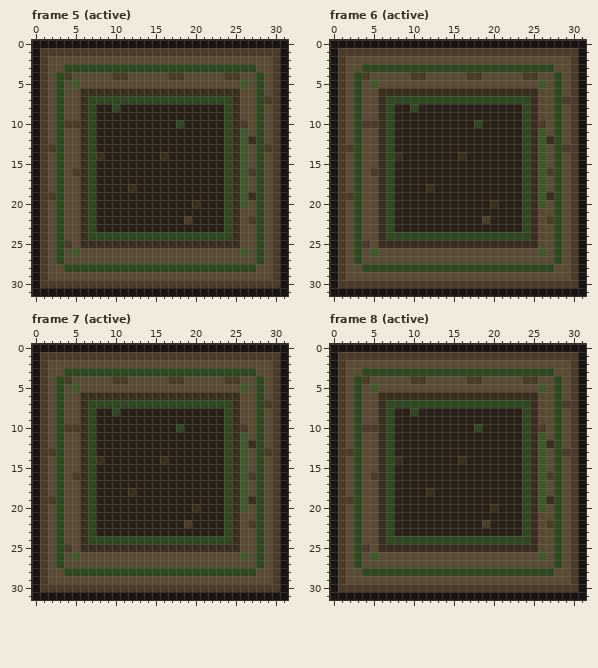
Pixel-art file: buildings/biomass_extractor/sprites/output.aseprite. Above: the version before the commit.
32x32 pixels, 10 frames. Colours within 5 levels of each other are drawn and written as one. Shown: frame 5 (active), frame 6 (active), frame 7 (active), frame 8 (active). The commit also changed other frames, which this record leaves out.
New version:
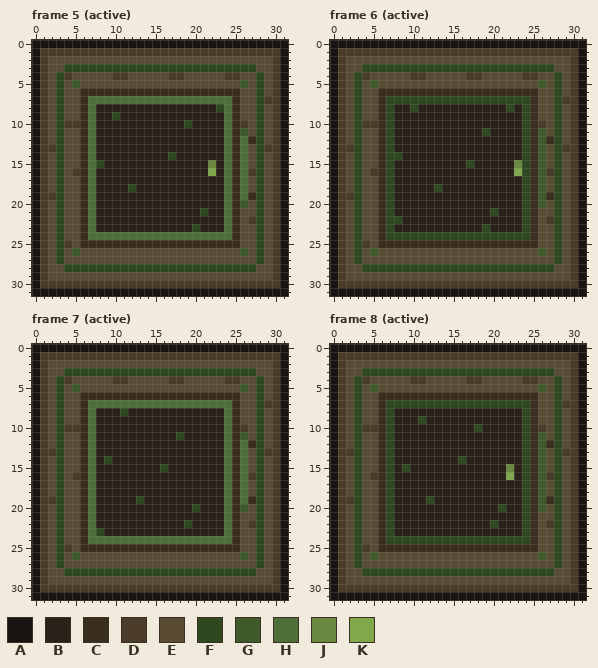
Palette (. is transparent): A #191412  B #2a2218  C #3a2e1e  D #4a3c28  E #5a4c34  F #2e4820  G #3e5a2a  H #4e7038  J #6a8840  K #82a84e
Difference:
--- frame 5 (active), layers "top", "base"
@@ x 0..31 @@
  6 ADEFEECCCCCCCCCCCCCCCCCCCCEEFEDA
- 7 ADEFEECFFFFFFFFFFFFFFFFFFCEEFDDA
- 8 ADEFEECFBBFBBBBBBBBBBBBBFCEEFEDA
- 9 ADEFEECFBBBBBBBBBBBBBBBBFCEEFEDA
-10 ADEFDDCFBBBBBBBBBBFBBBBBFCDEFEDA
-11 ADEFEECFBBBBBBBBBBBBBBBBFCGEFEDA
-12 ADEFEECFBBBBBBBBBBBBBBBBFCGCFEDA
-13 ADDFEECFBBBBBBBBBBBBBBBBFCGEFDDA
-14 ADEFEECFCBBBBBBBCBBBBBBBFCGEFEDA
-15 ADEFEECFBBBBBBBBBBBBBBBBFCGEFEDA
-16 ADEFEDCFBBBBBBBBBBBBBBBBFCGDFEDA
-17 ADEFEECFBBBBBBBBBBBBBBBBFCGEFEDA
-18 ADEFEECFBBBBCBBBBBBBBBBBFCGEFEDA
-19 ADDFEECFBBBBBBBBBBBBBBBBFCGCFEDA
-20 ADEFEECFBBBBBBBBBBBBCBBBFCGEFEDA
-21 ADEFEECFBBBBBBBBBBBBBBBBFCEEFEDA
-22 ADEFEECFBBBBBBBBBBBDBBBBFCEDFEDA
-23 ADEFEECFBBBBBBBBBBBBBBBBFCEEFEDA
-24 ADEFEECFFFFFFFFFFFFFFFFFFCEEFEDA
+ 7 ADEFEECHHHHHHHHHHHHHHHHHHCEEFDDA
+ 8 ADEFEECHBBBBBBBBBBBBBBBFHCEEFEDA
+ 9 ADEFEECHBBFBBBBBBBBBBBBBHCEEFEDA
+10 ADEFDDCHBBBBBBBBBBBFBBBBHCDEFEDA
+11 ADEFEECHBBBBBBBBBBBBBBBBHCGEFEDA
+12 ADEFEECHBBBBBBBBBBBBBBBBHCHCFEDA
+13 ADDFEECHBBBBBBBBBBBBBBBBHCHEFDDA
+14 ADEFEECHBBBBBBBBBFBBBBBBHCHEFEDA
+15 ADEFEECHFBBBBBBBBBBBBBJBHCHEFEDA
+16 ADEFEDCHBBBBBBBBBBBBBBKBHCHDFEDA
+17 ADEFEECHBBBBBBBBBBBBBBBBHCHEFEDA
+18 ADEFEECHBBBBFBBBBBBBBBBBHCHEFEDA
+19 ADDFEECHBBBBBBBBBBBBBBBBHCHCFEDA
+20 ADEFEECHBBBBBBBBBBBBBBBBHCGEFEDA
+21 ADEFEECHBBBBBBBBBBBBBFBBHCEEFEDA
+22 ADEFEECHBBBBBBBBBBBBBBBBHCEDFEDA
+23 ADEFEECHBBBBBBBBBBBBFBBBHCEEFEDA
+24 ADEFEECHHHHHHHHHHHHHHHHHHCEEFEDA
 25 ADEFDECCCCCCCCCCCCCCCCCCCCEEFEDA
--- frame 6 (active), layer "base"
@@ x 6..25 @@
  7 CFFFFFFFFFFFFFFFFFFC
- 8 CFBBFBBBBBBBBBBBBBFC
+ 8 CFBBFBBBBBBBBBBBFBFC
  9 CFBBBBBBBBBBBBBBBBFC
-10 CFBBBBBBBBBBFBBBBBFC
-11 CFBBBBBBBBBBBBBBBBFC
+10 CFBBBBBBBBBBBBBBBBFC
+11 CFBBBBBBBBBBBFBBBBFC
 12 CFBBBBBBBBBBBBBBBBFC
 13 CFBBBBBBBBBBBBBBBBFC
-14 CFCBBBBBBBCBBBBBBBFC
-15 CFBBBBBBBBBBBBBBBBFC
-16 CFBBBBBBBBBBBBBBBBFC
+14 CFFBBBBBBBBBBBBBBBFC
+15 CFBBBBBBBBBFBBBBBJFC
+16 CFBBBBBBBBBBBBBBBKFC
 17 CFBBBBBBBBBBBBBBBBFC
-18 CFBBBBCBBBBBBBBBBBFC
+18 CFBBBBBFBBBBBBBBBBFC
 19 CFBBBBBBBBBBBBBBBBFC
-20 CFBBBBBBBBBBBBCBBBFC
-21 CFBBBBBBBBBBBBBBBBFC
-22 CFBBBBBBBBBBBDBBBBFC
-23 CFBBBBBBBBBBBBBBBBFC
+20 CFBBBBBBBBBBBBBBBBFC
+21 CFBBBBBBBBBBBBFBBBFC
+22 CFFBBBBBBBBBBBBBBBFC
+23 CFBBBBBBBBBBBFBBBBFC
 24 CFFFFFFFFFFFFFFFFFFC
--- frame 7 (active), layers "top", "base"
@@ x 0..31 @@
  6 ADEFEECCCCCCCCCCCCCCCCCCCCEEFEDA
- 7 ADEFEECFFFFFFFFFFFFFFFFFFCEEFDDA
- 8 ADEFEECFBBFBBBBBBBBBBBBBFCEEFEDA
- 9 ADEFEECFBBBBBBBBBBBBBBBBFCEEFEDA
-10 ADEFDDCFBBBBBBBBBBFBBBBBFCDEFEDA
-11 ADEFEECFBBBBBBBBBBBBBBBBFCGEFEDA
-12 ADEFEECFBBBBBBBBBBBBBBBBFCGCFEDA
-13 ADDFEECFBBBBBBBBBBBBBBBBFCGEFDDA
-14 ADEFEECFCBBBBBBBCBBBBBBBFCGEFEDA
-15 ADEFEECFBBBBBBBBBBBBBBBBFCGEFEDA
-16 ADEFEDCFBBBBBBBBBBBBBBBBFCGDFEDA
-17 ADEFEECFBBBBBBBBBBBBBBBBFCGEFEDA
-18 ADEFEECFBBBBCBBBBBBBBBBBFCGEFEDA
-19 ADDFEECFBBBBBBBBBBBBBBBBFCGCFEDA
-20 ADEFEECFBBBBBBBBBBBBCBBBFCGEFEDA
-21 ADEFEECFBBBBBBBBBBBBBBBBFCEEFEDA
-22 ADEFEECFBBBBBBBBBBBDBBBBFCEDFEDA
-23 ADEFEECFBBBBBBBBBBBBBBBBFCEEFEDA
-24 ADEFEECFFFFFFFFFFFFFFFFFFCEEFEDA
+ 7 ADEFEECHHHHHHHHHHHHHHHHHHCEEFDDA
+ 8 ADEFEECHBBBFBBBBBBBBBBBBHCEEFEDA
+ 9 ADEFEECHBBBBBBBBBBBBBBBBHCEEFEDA
+10 ADEFDDCHBBBBBBBBBBBBBBBBHCDEFEDA
+11 ADEFEECHBBBBBBBBBBFBBBBBHCGEFEDA
+12 ADEFEECHBBBBBBBBBBBBBBBBHCHCFEDA
+13 ADDFEECHBBBBBBBBBBBBBBBBHCHEFDDA
+14 ADEFEECHBFBBBBBBBBBBBBBBHCHEFEDA
+15 ADEFEECHBBBBBBBBFBBBBBBBHCHEFEDA
+16 ADEFEDCHBBBBBBBBBBBBBBBBHCHDFEDA
+17 ADEFEECHBBBBBBBBBBBBBBBBHCHEFEDA
+18 ADEFEECHBBBBBBBBBBBBBBBBHCHEFEDA
+19 ADDFEECHBBBBBFBBBBBBBBBBHCHCFEDA
+20 ADEFEECHBBBBBBBBBBBBFBBBHCGEFEDA
+21 ADEFEECHBBBBBBBBBBBBBBBBHCEEFEDA
+22 ADEFEECHBBBBBBBBBBBFBBBBHCEDFEDA
+23 ADEFEECHFBBBBBBBBBBBBBBBHCEEFEDA
+24 ADEFEECHHHHHHHHHHHHHHHHHHCEEFEDA
 25 ADEFDECCCCCCCCCCCCCCCCCCCCEEFEDA
--- frame 8 (active), layer "base"
@@ x 8..13 @@
  7 FFFFFF
- 8 BBFBBB
- 9 BBBBBB
+ 8 BBBBBB
+ 9 BBBFBB
 10 BBBBBB
@@ x 6..24 @@
 13 CFBBBBBBBBBBBBBBBBF
-14 CFCBBBBBBBCBBBBBBBF
-15 CFBBBBBBBBBBBBBBBBF
-16 CFBBBBBBBBBBBBBBBBF
+14 CFBBBBBBBBFBBBBBBBF
+15 CFBFBBBBBBBBBBBBJBF
+16 CFBBBBBBBBBBBBBBKBF
 17 CFBBBBBBBBBBBBBBBBF
-18 CFBBBBCBBBBBBBBBBBF
-19 CFBBBBBBBBBBBBBBBBF
-20 CFBBBBBBBBBBBBCBBBF
+18 CFBBBBBBBBBBBBBBBBF
+19 CFBBBBFBBBBBBBBBBBF
+20 CFBBBBBBBBBBBBBFBBF
 21 CFBBBBBBBBBBBBBBBBF
-22 CFBBBBBBBBBBBDBBBBF
+22 CFBBBBBBBBBBBBFBBBF
 23 CFBBBBBBBBBBBBBBBBF
